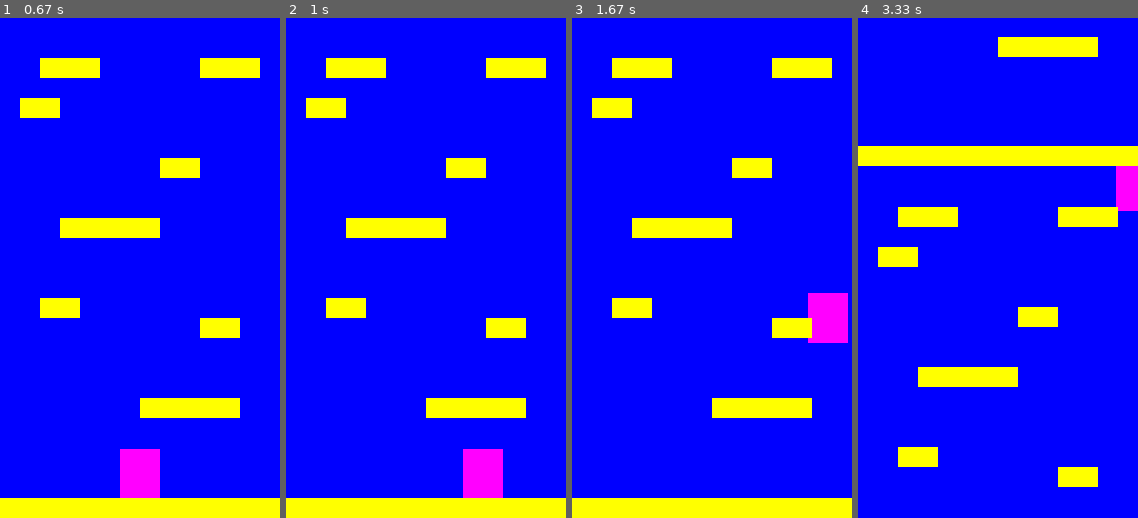
Above: before the commit, frames 1-4 (left to right).
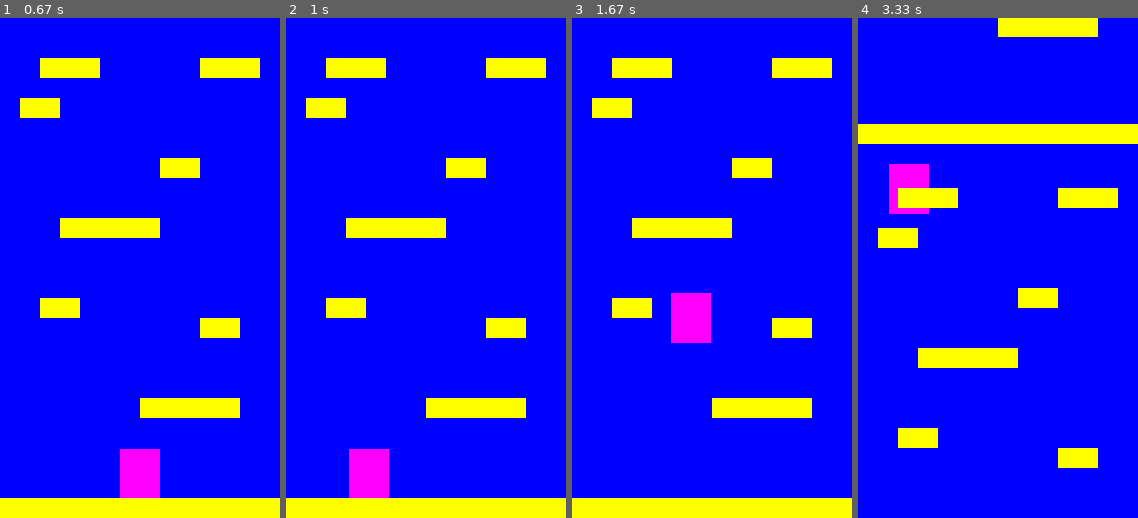
Above: after the commit, the same moments.

Repository: Calum-Johnston/pygame_2d_platformer
Game: pygame game, started from main.py
Two runs of this game, one before a commit and one after it. Both use one fixed random seed, a clock stepped at 60 frames per second and the inputs below.
Inputs:
- Up to frame 1 (0.67 s): tap D at 0.33 s
- Up to frame 2 (1 s): hold A from 0.67 s (still down); hold Right from 0.67 s (still down)
- Up to frame 3 (1.67 s): release A at 1.13 s; release Right at 1.13 s; hold D 1.17-1.63 s; tap Space at 1.23, 1.53 s
- Up to frame 4 (3.33 s): hold Right 1.67-2.13 s; tap Space at 1.73, 2.03, 2.23, 2.53, 2.8, 3.1, 3.23 s; hold A 2.17-2.7 s; hold Left 2.73-3.13 s; hold D from 3.17 s (still down)

Frame 1 is identical in both runs. In frame 2, 2.8% of the frame differs, in the area x 22-78%, y 86-96%; in frame 3, 2.8%; in frame 4, 23%, in the area x 0-100%, y 0-94%.

Commit message:
Improved moving platforms and added 'a' and 'd' key options to game

Diff:
--- a/main.py
+++ b/main.py
@@ -130,6 +130,7 @@
 
     """ Bulids random platforms to cushion prebuilt platforms - gives
         the appearance of entirely randomised level. """
+    # ONLY FUNCTION I WANT TO IMPROVE
     def buildRandomPlatforms(self):
         # Get closest platform
         closestPlatform_Distance = 1000
@@ -141,7 +142,8 @@
         for x in range(0, rd.randrange(0, 6)):
             width = rd.randrange(RANDOM_WIDTH_MIN, RANDOM_WIDTH_MAX)
             x = rd.randrange(0, WIDTH - width)
-            y = rd.randrange(closestPlatform_Distance - 130, min(closestPlatform_Distance - 60, 0))  # 60 is arbitrary, 130 is based on jump height
+            # Min's used to ensure no errors
+            y = rd.randrange(min(closestPlatform_Distance - 130, -1), min(closestPlatform_Distance - 60, 1))  # 60 is arbitrary, 130 is based on jump height
             pt = Platform(x, y, width, 20, self.player)
             self.platform_sprites.add(pt)
             if(x == 0):
--- a/settings.py
+++ b/settings.py
@@ -12,6 +12,7 @@
 PLAYER_GRAVITY = 0.5
 
 # Platform settings
+PLATFORM_MOVING_CHANCE = 10
 PLATFORM_MOVING_SPEED = 1
 
 # Random Generation Settings
--- a/sprites.py
+++ b/sprites.py
@@ -32,9 +32,9 @@
 
         # Determine whether the player is accelerating
         keysPressed = pygame.key.get_pressed()
-        if(keysPressed[pygame.K_RIGHT]):
+        if(keysPressed[pygame.K_RIGHT] or keysPressed[pygame.K_d]):
             self.acceleration.x = PLAYER_ACCELERATION
-        if(keysPressed[pygame.K_LEFT]):
+        if(keysPressed[pygame.K_LEFT] or keysPressed[pygame.K_a]):
             self.acceleration.x = -PLAYER_ACCELERATION
         if(keysPressed[pygame.K_SPACE]):
             self.jump()
@@ -90,21 +90,20 @@
         self.player = player
 
         # Is the platform going to be moving?
-        self.movingX = 0
-        self.velocity = vec(0, 0)
-        if(rd.randrange(0, 10) == 0):
-            self.movingX = 1
+        self.movingX = False
+        self.movingX_Speed = PLATFORM_MOVING_SPEED
+        if(rd.randrange(0, PLATFORM_MOVING_CHANCE) == 0):
+            self.movingX = True
 
-        # Define
 
     def update(self):
-        if(self.movingX != 0):
+        # If platform moves horizontally, move it
+        if(self.movingX):
             if(self.rect.right >= WIDTH):
-                self.movingX = -1
+                self.movingX_Speed= -1
             if(self.rect.left <= 0):
-                self.movingX = 1
-            self.rect.x += self.movingX
-
+                self.movingX_Speed = 1
+            self.rect.x += self.movingX_Speed
 
 ''' ENEMY SPRITE '''
 class Enemy(pygame.sprite.Sprite):
